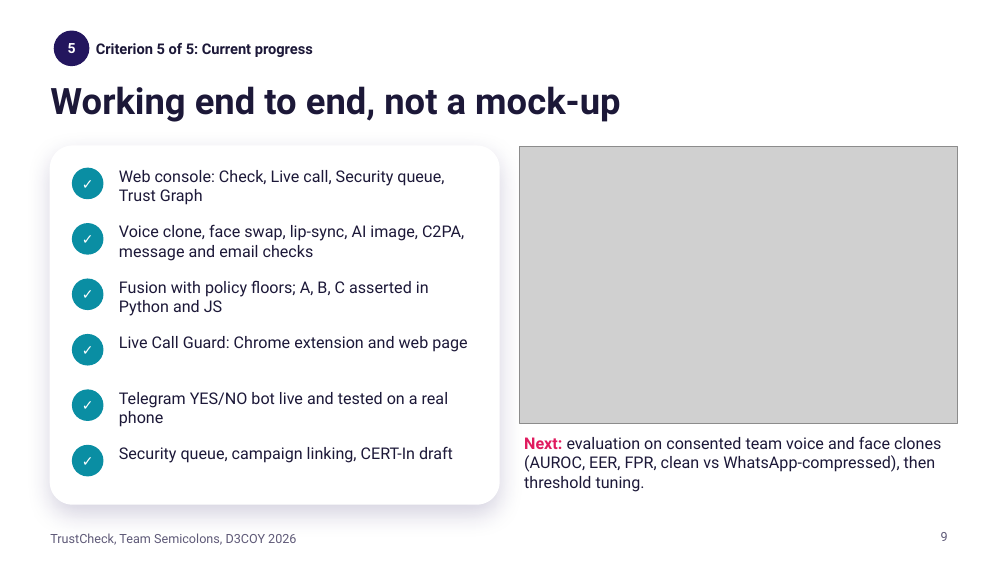
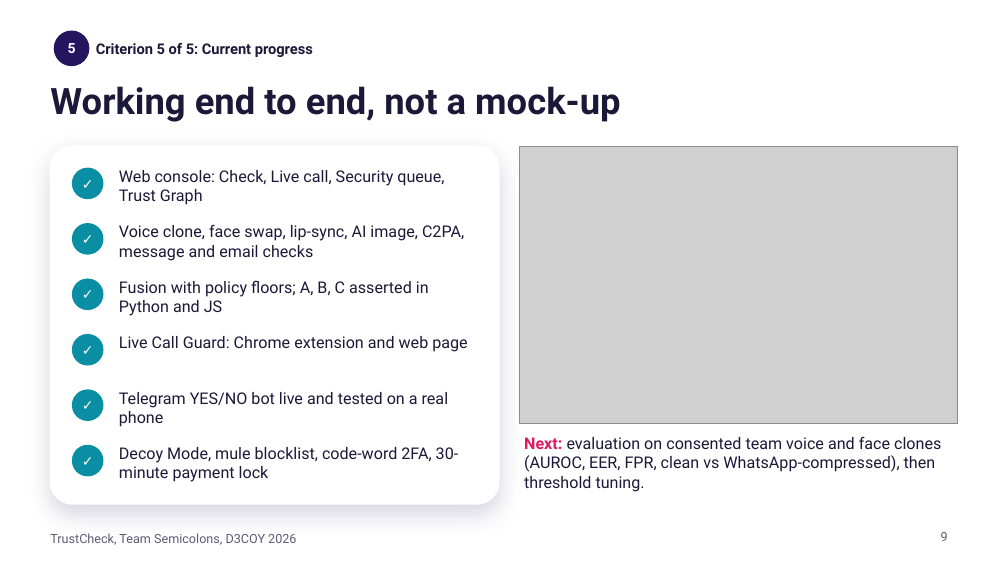
Before and after one commit to D3C0Y-1-0/Semicolons_D3C0Y_DhruvPatel, a slide deck: slide 9 of docs/TrustCheck_pitch.pptx. Drawn at 1008x567 pixels with LibreOffice and Linux fonts; fonts in the diff are those of the drawing; grey boxes stand for pictures; background and template pictures are left out. Boxes give left, top, right and bottom in pixels: in the first picture for what was removed or moved away, otherwise in the second. Text is boxed around its words. In the diff, an @@ line names an element or a change of style, - is before the commit and + after.

```diff
--- a/docs/TrustCheck_pitch.pptx
+++ b/docs/TrustCheck_pitch.pptx
@@ text at (x1=119, y1=447, x2=459, y2=482): text changed @@
-Security queue, campaign linking, CERT-In draft
+Decoy Mode, mule blocklist, code-word 2FA, 30-minute payment lock
```
Also in this commit, not shown: 1 slide added, 1 slide removed, 18 other files.
